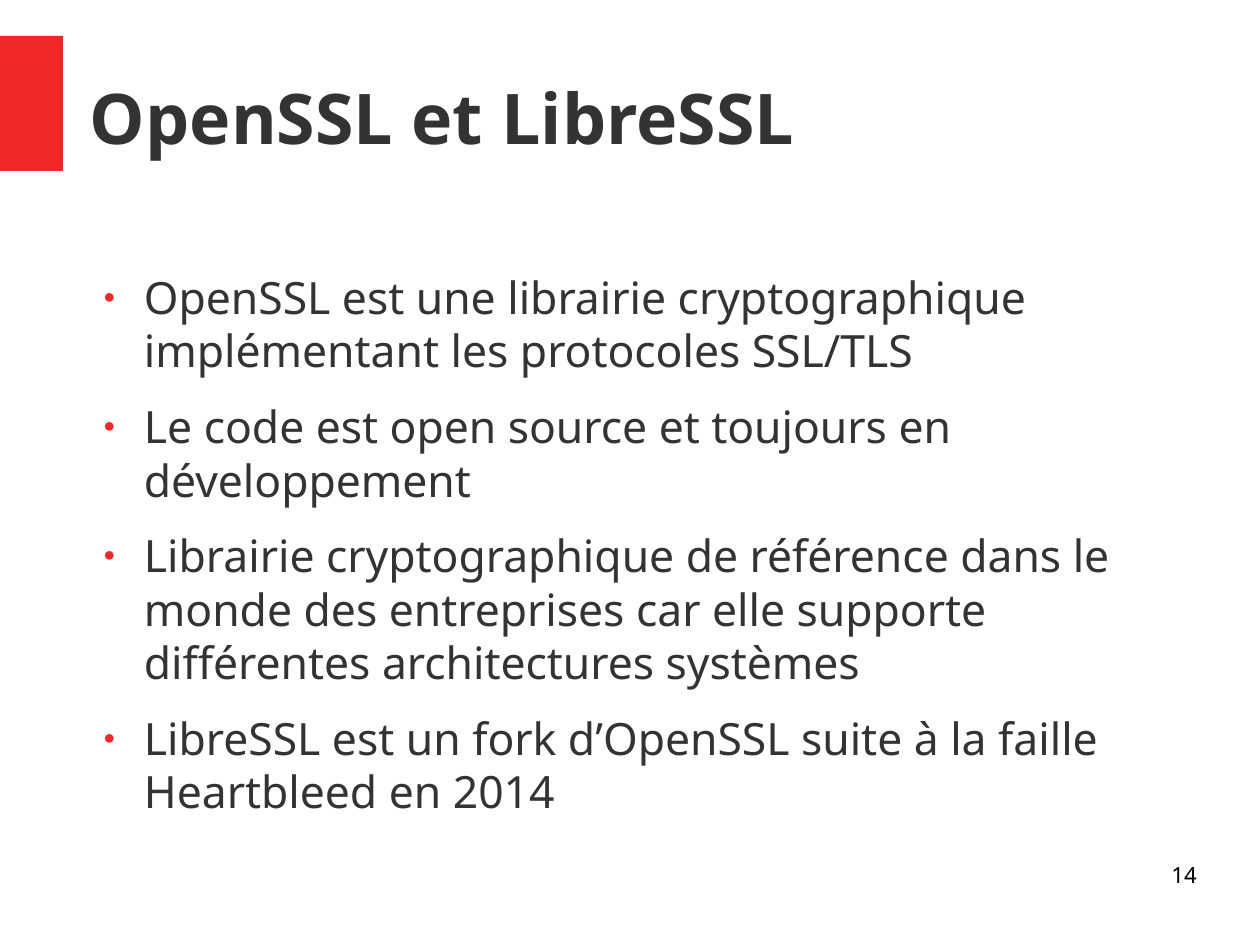
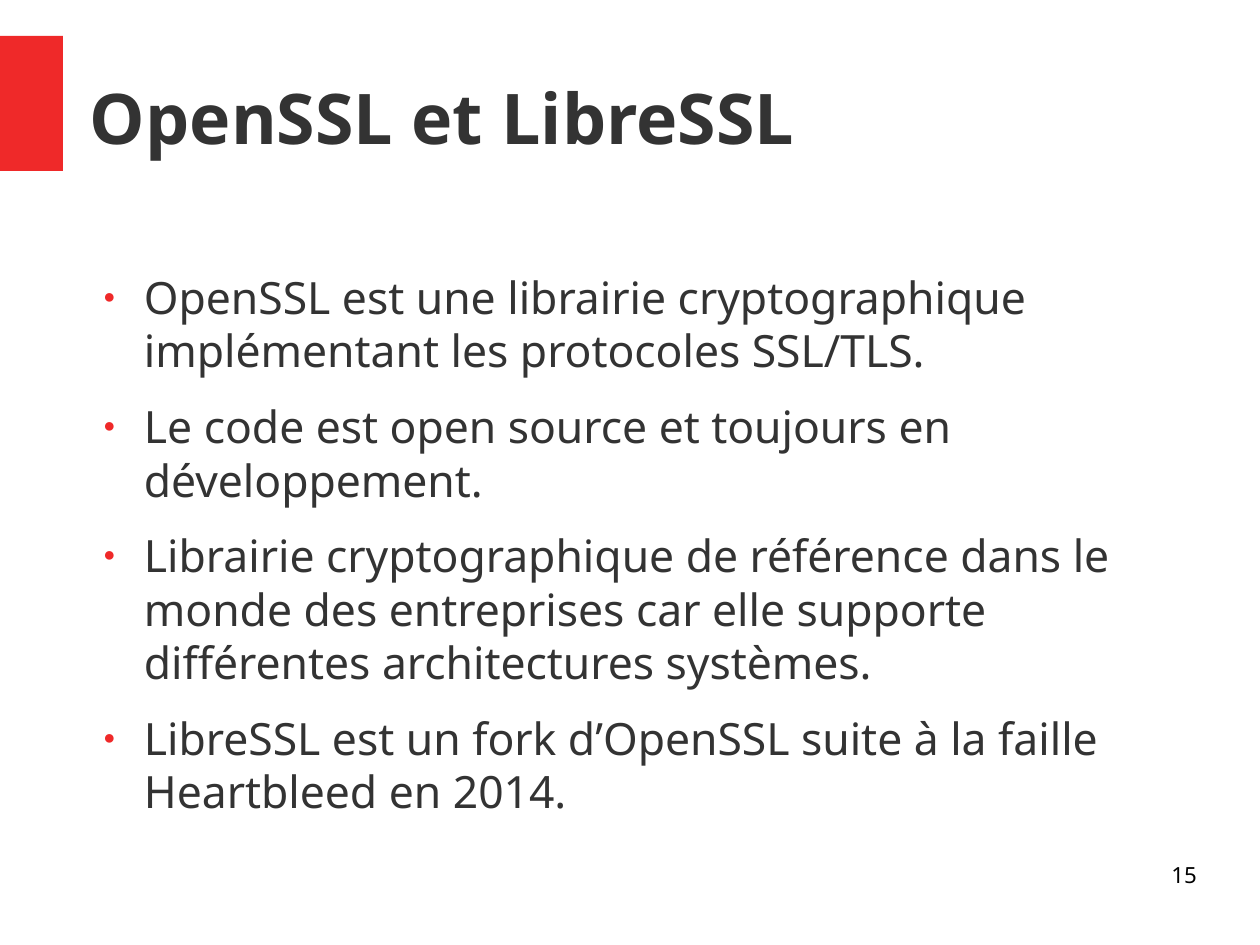
Before and after one commit to Allard-Chris/Aria, a slide deck: slide 15 of docs/[M2CSI]_ICP_Aria_Allard_Aulagnier.odp (slide 14 before the commit). Drawn at 1260x945 pixels with LibreOffice and Linux fonts; fonts in the diff are those of the drawing. Boxes give left, top, right and bottom in pixels: in the first picture for what was removed or moved away, otherwise in the second. Text is boxed around its words. In the diff, an @@ line names an element or a change of style, - is before the commit and + after.

Commit message:
Update slides

```diff
--- a/docs/[M2CSI]_ICP_Aria_Allard_Aulagnier.odp
+++ b/docs/[M2CSI]_ICP_Aria_Allard_Aulagnier.odp
@@ text at (x1=144, y1=280, x2=1110, y2=809): text changed @@
-● OpenSSL est une librairie cryptographique implémentant les protocoles SSL/TLS
-● Le code est open source et toujours en développement
-● Librairie cryptographique de référence dans le monde des entreprises car elle supporte différentes architectures systèmes
-● LibreSSL est un fork d’OpenSSL suite à la faille Heartbleed en 2014
+● OpenSSL est une librairie cryptographique implémentant les protocoles SSL/TLS.
+● Le code est open source et toujours en développement.
+● Librairie cryptographique de référence dans le monde des entreprises car elle supporte différentes architectures systèmes.
+● LibreSSL est un fork d’OpenSSL suite à la faille Heartbleed en 2014.
@@ page number at (x1=1171, y1=867, x2=1196, y2=884): text changed @@
-14
+15
```
Also in this commit, not shown: 20 other slides changed, 2 slides added, 1 other file.
